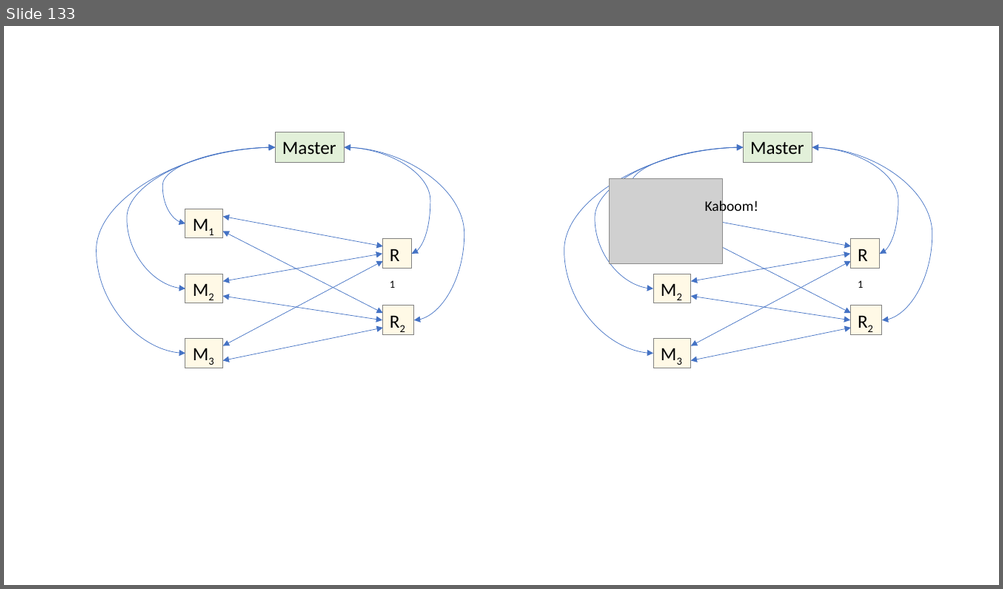
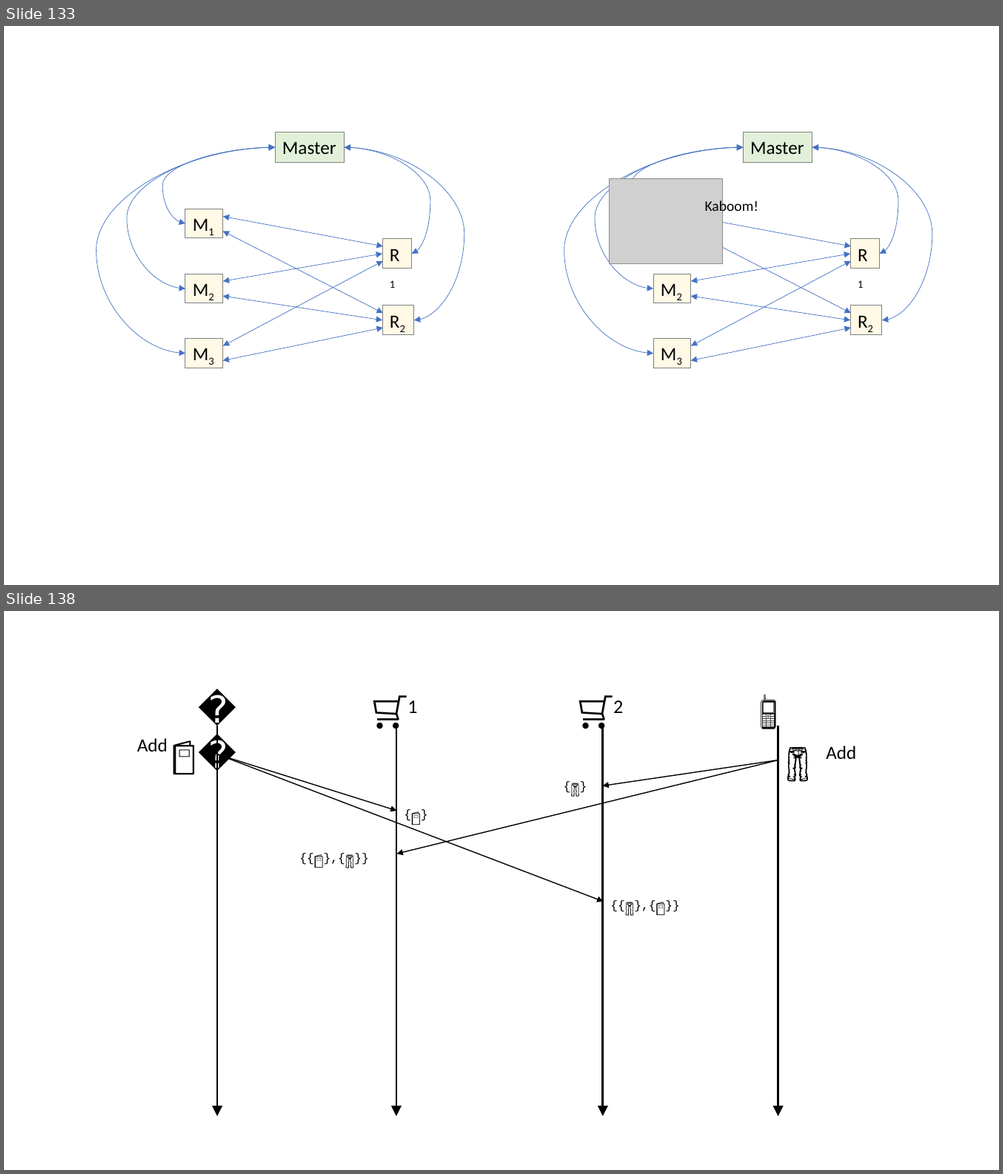
Before and after one commit to ChrisWhealy/DistributedSystemNotes, a slide deck: img/Diagrams.pptx. Shown one above the other, each under a label of ours: slide 133 before the commit, slides 133 and 138 after it; the slides between them are not shown. The pictures are 1003x589 and 1003x1174 pixels, drawn with LibreOffice and Linux fonts; fonts in the diff are those of the drawing; grey boxes stand for pictures. Boxes give left, top, right and bottom in pixels: in the first picture for what was removed or moved away, otherwise in the second. Text is boxed around its words. In the diff, an @@ line names an element or a change of style, - is before the commit and + after.

Commit message:
Add lecture 22

```diff
--- a/img/Diagrams.pptx
+++ b/img/Diagrams.pptx
@@ slide 138 added at bbox=[4, 611, 999, 1170], background #FFFFFF @@
@@ text added at bbox=[190, 683, 244, 735], 36 pt, text #000000 @@
+💻
@@ text added at bbox=[752, 683, 805, 735], 36 pt, text #000000 @@
+📱
@@ text added at bbox=[407, 701, 417, 713], 36 pt, text #000000 @@
+🛒1
@@ text added at bbox=[613, 701, 623, 713], 36 pt, text #000000 @@
+🛒2
@@ text added at bbox=[137, 738, 168, 752], 18 pt, text #000000 @@
+Add
@@ text added at bbox=[165, 728, 217, 781], 36 pt, text #000000 @@
+📓
@@ arrow added from (217, 726) to (217, 1117), #000000 2 pt @@
@@ arrow added from (396, 726) to (396, 1117), #000000 2 pt @@
@@ arrow added from (603, 726) to (603, 1117), #000000 2 pt @@
@@ arrow added from (778, 726) to (778, 1117), #000000 2 pt @@
@@ text added at bbox=[779, 734, 831, 787], 36 pt, text #000000 @@
+👖
@@ arrow added from (217, 755) to (396, 811), #000000 1 pt @@
@@ arrow added from (217, 755) to (603, 902), #000000 1 pt @@
@@ arrow added from (779, 760) to (396, 854), #000000 1 pt @@
@@ arrow added from (779, 760) to (603, 786), #000000 1 pt @@
@@ text added at bbox=[825, 746, 856, 759], 18 pt, text #000000 @@
+Add
@@ text added at bbox=[556, 770, 603, 803], 20 pt, text #000000 @@
+{👖}
@@ text added at bbox=[396, 798, 443, 823], 20 pt, text #000000 @@
+{📓}
@@ text added at bbox=[292, 842, 396, 867], 20 pt, text #000000 @@
+{{📓},{👖}}
@@ text added at bbox=[603, 889, 708, 914], 20 pt, text #000000 @@
+{{👖},{📓}}
```
Also in this commit, not shown: 6 other slides added, 17 other files.
